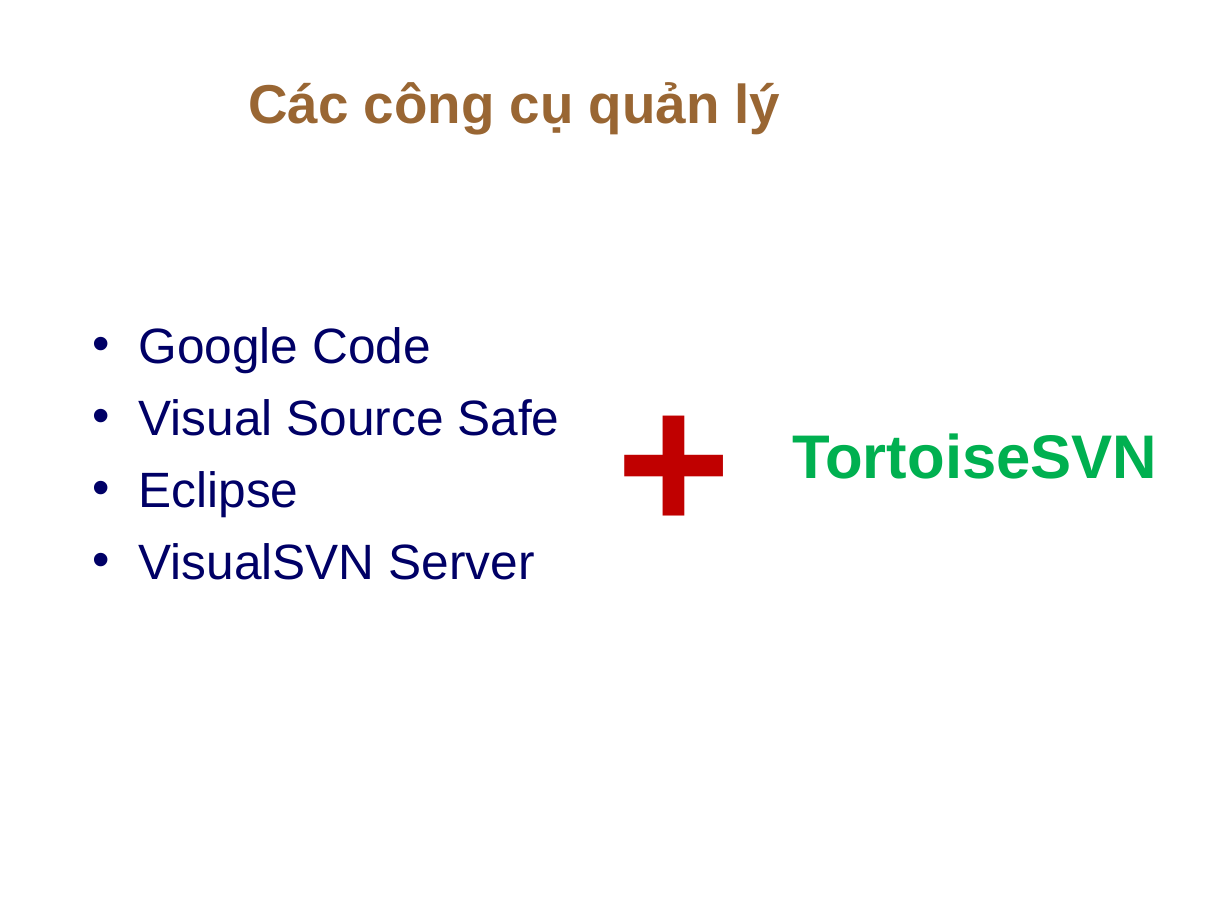
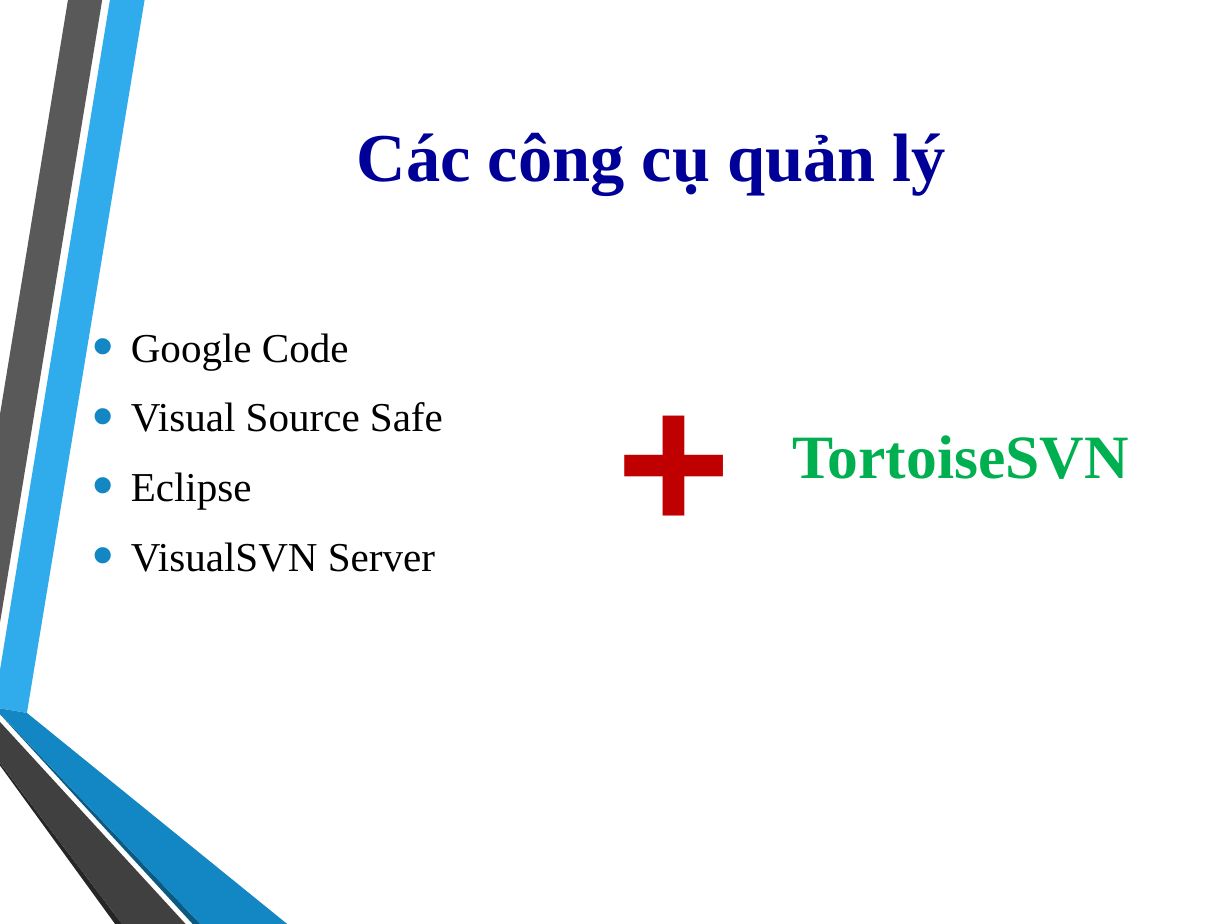
Before and after one commit to thanhphi0127/manager-configuration, a slide deck: slide 4 of doc/baitapso1/NHOM5_BAOCAO_BT1.ppt. Drawn at 1232x924 pixels with LibreOffice and Linux fonts; fonts in the diff are those of the drawing; background and template pictures are left out. Boxes give left, top, right and bottom in pixels: in the first picture for what was removed or moved away, otherwise in the second. Text is boxed around its words. In the diff, an @@ line names an element or a change of style, - is before the commit and + after.

```diff
--- a/doc/baitapso1/NHOM5_BAOCAO_BT1.ppt
+++ b/doc/baitapso1/NHOM5_BAOCAO_BT1.ppt
@@ title "Các công cụ quản lý": place and size @@
-title "Các công cụ quản lý" at box(248, 82, 781, 133)
+title "Các công cụ quản lý" at box(357, 132, 946, 194)
@@ title "Các công cụ quản lý" at box(357, 132, 946, 194): size 32 to 40 pt, font Arial to Times New Roman, text colour #996633 to #000099; alignment left to centre @@
@@ text "Google Code" at box(131, 333, 443, 572): size 29 to 24 pt, font Arial to Times New Roman, text colour #000066 to #000000; indent changed; more space between paragraphs; bullet colour #000066 to #1287C3; vertical alignment top to middle @@
@@ text "TortoiseSVN" at box(792, 435, 1128, 479): font Arial to Times New Roman @@
@@ group added at box(0, 0, 287, 924): 6 freeform shapes @@
```
Also in this commit, not shown: 13 other slides changed, 2 slides added, 2 slides removed.
